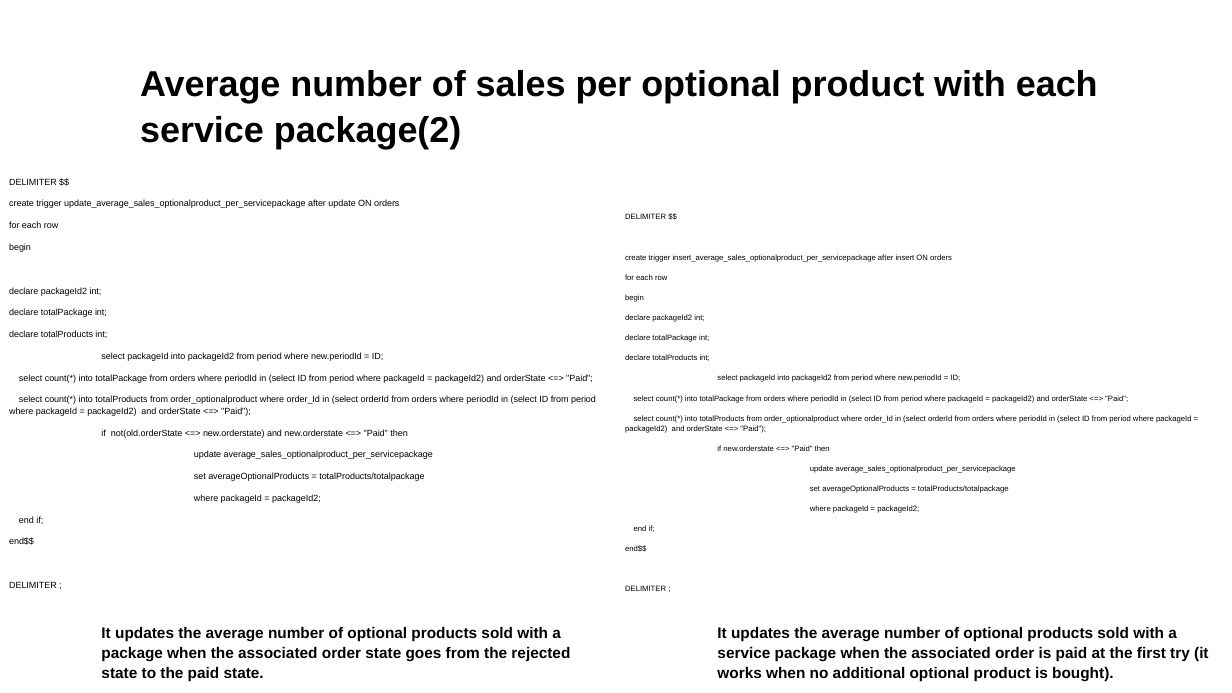
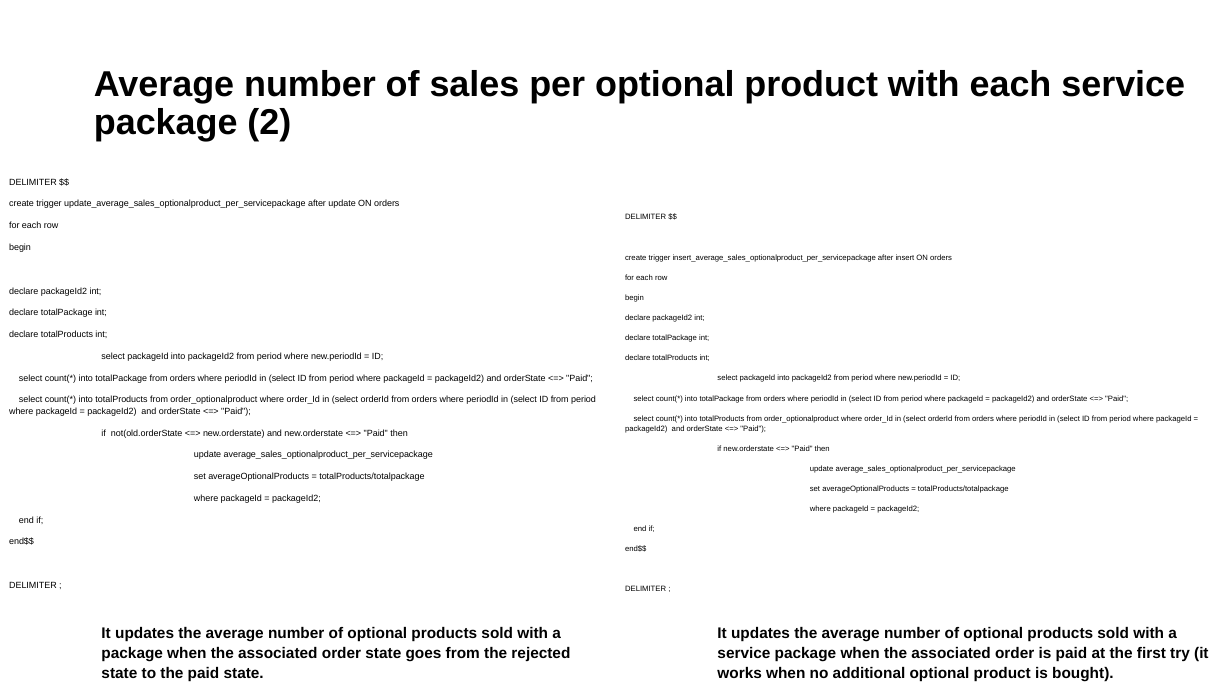
Before and after one commit to priscia99/databases-2-project, a slide deck: slide 20 of Deliverables/Report/Report.pptx. Drawn at 1232x693 pixels with LibreOffice and Linux fonts; fonts in the diff are those of the drawing. Boxes give left, top, right and bottom in pixels: in the first picture for what was removed or moved away, otherwise in the second. Text is boxed around its words. In the diff, an @@ line names an element or a change of style, - is before the commit and + after.

```diff
--- a/Deliverables/Report/Report.pptx
+++ b/Deliverables/Report/Report.pptx
@@ text at box(94, 70, 1185, 141): text changed @@
-  Average number of sales per optional product with each service package(2)
+Average number of sales per optional product with each service package (2)
```
Also in this commit, not shown: 28 other slides changed, 6 other files.
